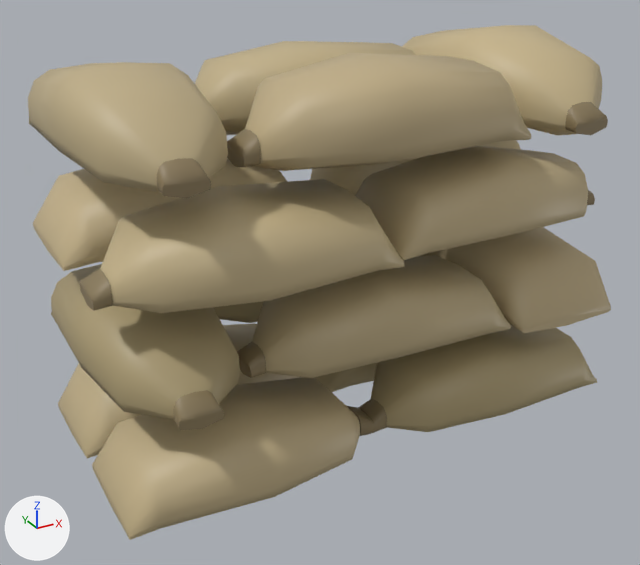
What one commit did to the glTF model assets/models/props/sandbags.glb.
Rendered twice from a 50 mm lens placed at (-0.934, -1.634, 1.177), pointed at (-0.045, -0.016, 0.368). Every picture has the same lights, and +X, +Y and +Z are marked at lower left. The older version comes first. Vertices at exactly the same position are counted once.

Names of what the first picture shows: 'Sandbags'.
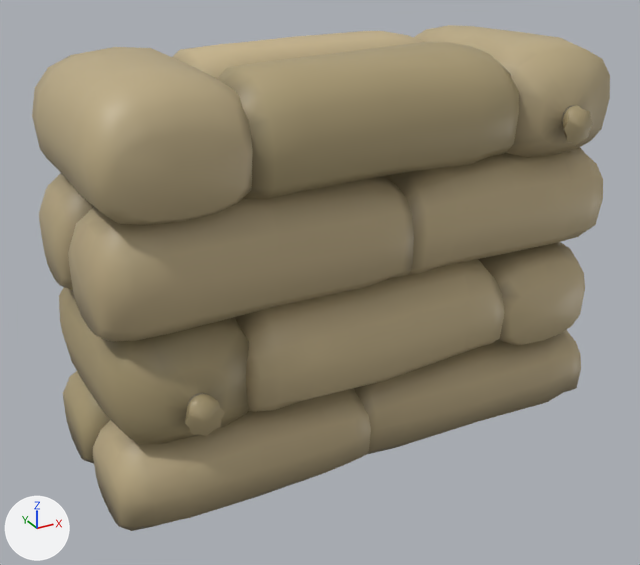
The change in detail:
me_sandbags is used by ob_sandbags; location (0.0, 0.0, 0.0).
me_sandbags had 1376 vertices, 2304 faces and spanned x -0.6..0.6, y -0.3..0.3, z 0.0..0.9.
me_sandbags now has 2464 vertices, 4864 faces and spans x -0.6..0.6, y -0.3..0.3, z 0.0..0.9.
me_sandbags part 1: the loose piece of 61 vertices spanning x -0.6..-0.036, y -0.295..-0.006, z 0.003..0.2 is rebuilt with 146 vertices and now spans x -0.598..-0.023, y -0.261..0.01, z 0.0..0.212.
me_sandbags part 2: the loose piece of 61 vertices spanning x -0.001..0.564, y 0.001..0.296, z 0.0..0.203 is rebuilt with 146 vertices and now spans x 0.015..0.592, y -0.008..0.256, z 0.0..0.214.
me_sandbags part 3: the loose piece of 61 vertices spanning x -0.6..-0.301, y -0.265..0.297, z 0.236..0.44 is rebuilt with 178 vertices and now spans x -0.597..-0.278, y -0.3..0.251, z 0.197..0.45.
me_sandbags part 4: the loose piece of 61 vertices spanning x -0.001..0.564, y -0.293..-0.009, z 0.461..0.666 is rebuilt with 146 vertices and now spans x 0.016..0.591, y -0.257..0.006, z 0.423..0.674.
me_sandbags part 5: the loose piece of 61 vertices spanning x -0.265..0.299, y -0.299..-0.002, z 0.671..0.888 is rebuilt with 146 vertices and now spans x -0.332..0.325, y -0.26..0.015, z 0.65..0.896.
me_sandbags part 6: the loose piece of 61 vertices spanning x 0.301..0.597, y -0.265..0.297, z 0.685..0.9 is rebuilt with 178 vertices and now spans x 0.258..0.6, y -0.3..0.252, z 0.65..0.888.
me_sandbags part 7: the loose piece of 61 vertices spanning x -0.6..-0.036, y 0.002..0.293, z 0.0..0.213 is rebuilt with 146 vertices and now spans x -0.6..0.078, y -0.004..0.265, z 0.0..0.219.
me_sandbags part 8: the loose piece of 61 vertices spanning x -0.265..0.299, y -0.001..0.297, z 0.225..0.427 is rebuilt with 146 vertices and now spans x -0.331..0.323, y -0.01..0.262, z 0.197..0.441.
me_sandbags part 9: the loose piece of 61 vertices spanning x -0.565..-0.001, y -0.3..-0.001, z 0.451..0.651 is rebuilt with 146 vertices and now spans x -0.599..0.076, y -0.259..0.008, z 0.423..0.683.
me_sandbags part 10: the loose piece of 61 vertices spanning x 0.034..0.599, y -0.003..0.299, z 0.456..0.673 is rebuilt with 146 vertices and now spans x -0.085..0.592, y -0.007..0.261, z 0.423..0.67.
me_sandbags part 11: the loose piece of 61 vertices spanning x -0.593..-0.308, y -0.265..0.297, z 0.692..0.891 is rebuilt with 178 vertices and now spans x -0.594..-0.268, y -0.252..0.3, z 0.65..0.9.
me_sandbags part 12: the loose piece of 61 vertices spanning x 0.034..0.599, y -0.292..-0.01, z 0.008..0.213 is rebuilt with 146 vertices and now spans x -0.085..0.593, y -0.263..0.004, z 0.0..0.208.
me_sandbags part 13: the loose piece of 61 vertices spanning x -0.265..0.299, y -0.293..-0.009, z 0.244..0.44 is rebuilt with 146 vertices and now spans x -0.332..0.325, y -0.274..0.015, z 0.197..0.449.
me_sandbags part 14: the loose piece of 61 vertices spanning x 0.298..0.6, y -0.3..0.263, z 0.233..0.443 is rebuilt with 178 vertices and now spans x 0.265..0.587, y -0.252..0.3, z 0.197..0.443.
me_sandbags part 15: the loose piece of 61 vertices spanning x -0.6..-0.036, y -0.004..0.3, z 0.461..0.662 is rebuilt with 146 vertices and now spans x -0.599..-0.022, y -0.009..0.257, z 0.423..0.665.
me_sandbags part 16: the loose piece of 61 vertices spanning x -0.265..0.299, y 0.007..0.288, z 0.672..0.877 is rebuilt with 146 vertices and now spans x -0.331..0.323, y -0.003..0.256, z 0.65..0.889.
me_sandbags part 17: 16 loose pieces with 400 vertices, spanning x -0.6..0.599, y -0.3..0.297, z 0.034..0.774, are deleted.

What differs and where, as boxes [x1, y1, x2, y2] in the pictures (640 x 565 px):
'Sandbags', reshaped
    before: [28, 25, 611, 540]
    after: [32, 25, 610, 531]
part 1 of me_sandbags, rebuilt
    before: [92, 377, 360, 540]
    after: [93, 388, 371, 531]
part 2 of me_sandbags, rebuilt (not visible afterwards)
    before: [314, 362, 378, 392]
part 3 of me_sandbags, rebuilt
    before: [51, 264, 240, 420]
    after: [59, 287, 250, 444]
part 4 of me_sandbags, rebuilt
    before: [355, 146, 588, 261]
    after: [384, 147, 603, 275]
part 5 of me_sandbags, rebuilt (33% taller)
    before: [245, 53, 531, 171]
    after: [217, 42, 519, 199]
part 6 of me_sandbags, rebuilt (19% taller)
    before: [402, 25, 602, 136]
    after: [414, 25, 610, 157]
part 7 of me_sandbags, rebuilt
    before: [58, 323, 299, 458]
    after: [63, 371, 110, 463]
part 8 of me_sandbags, rebuilt (not visible afterwards)
    before: [213, 301, 264, 323]
part 9 of me_sandbags, rebuilt
    before: [100, 179, 405, 313]
    after: [68, 176, 414, 342]
part 10 of me_sandbags, rebuilt (not visible afterwards)
    before: [310, 140, 521, 196]
part 11 of me_sandbags, rebuilt (10% wider, 36% taller)
    before: [28, 62, 228, 193]
    after: [32, 47, 253, 225]
part 12 of me_sandbags, rebuilt
    before: [371, 324, 597, 432]
    after: [354, 330, 581, 454]
part 13 of me_sandbags, rebuilt
    before: [252, 255, 511, 378]
    after: [235, 259, 505, 412]
part 14 of me_sandbags, rebuilt
    before: [420, 227, 611, 333]
    after: [478, 242, 585, 346]
part 15 of me_sandbags, rebuilt
    before: [33, 158, 287, 271]
    after: [39, 173, 94, 290]
part 16 of me_sandbags, rebuilt
    before: [195, 41, 415, 135]
    after: [172, 31, 422, 79]
part 17 of me_sandbags, deleted
    before: [80, 102, 608, 436]
